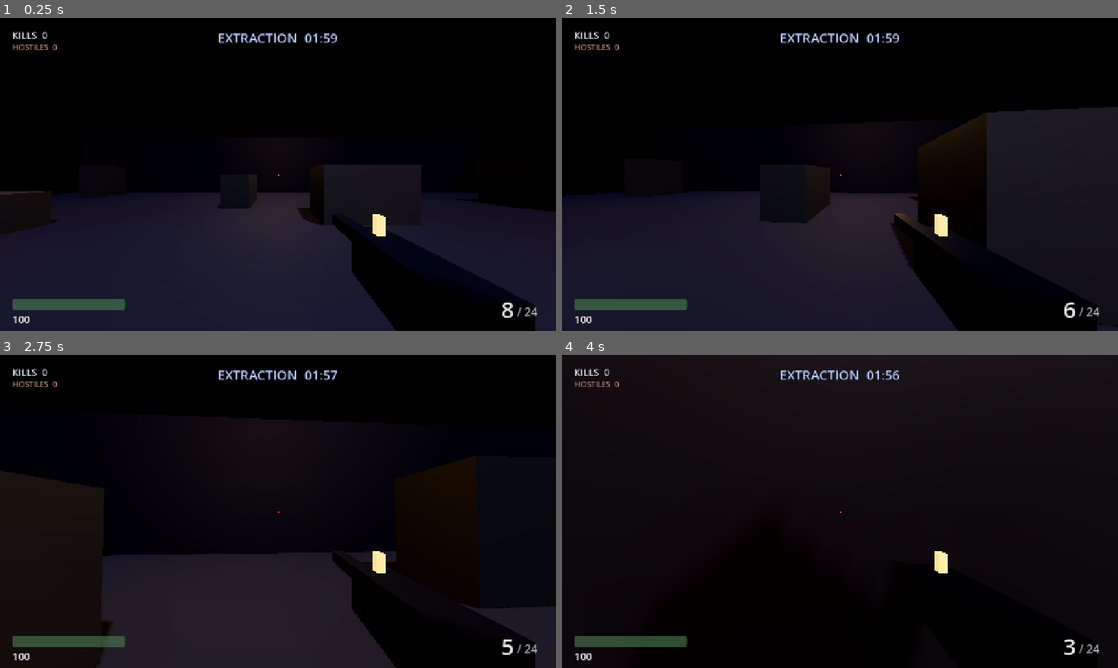
Above: before the commit, frames 1-4 (two rows, left to right).
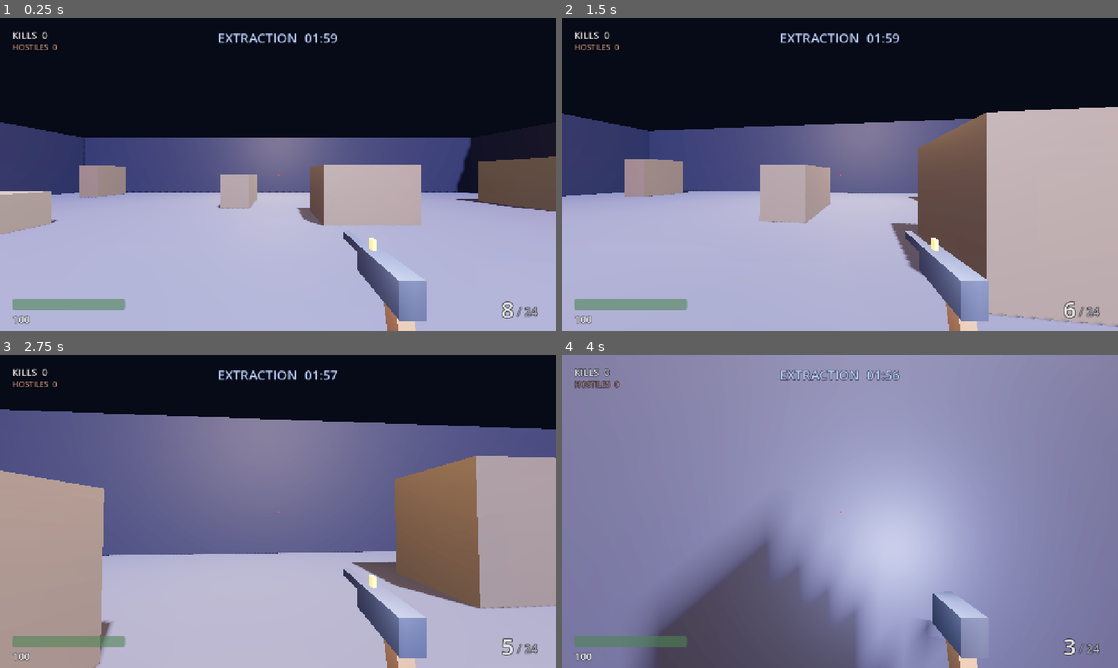
Above: after the commit, the same moments.

Repository: tahakeler/godotgame
Game: Godot game, scene res://src/core/game.tscn
The game is run twice, just before and just after one commit, with the same random seed, the same clock (stepped at 60 frames per second) and the same inputs.
Inputs (mouse positions are in pixels of both pictures, inside the frame that each line leads up to):
- Up to frame 1 (0.25 s): no input
- Up to frame 2 (1.5 s): tap Enter (restart) at 0.5 s; move the mouse to (867, 174) at 0.52 s; hold W (move_forward) from 0.53 s (still down); click (867, 174) at 0.6 s; tap Space (jump) at 0.77 s; move the mouse to (812, 174) at 1.27 s; click (812, 174) at 1.35 s
- Up to frame 3 (2.75 s): keep holding W (move_forward); tap Space (jump) at 1.52 s; move the mouse to (289, 505) at 2.02 s; click (289, 505) at 2.1 s
- Up to frame 4 (4 s): keep holding W (move_forward); move the mouse to (834, 517) at 2.77 s; click (834, 517) at 2.85 s; tap Space (jump) at 3.02, 3.77 s; move the mouse to (878, 514) at 3.52 s; click (878, 514) at 3.6 s

The runs differ from the first frame. In frame 1, 62% of the frame differs, in the area x 0-100%, y 33-100%; in frame 2, 67%; in frame 3, 79%; in frame 4, 100%, in the area x 0-100%, y 0-100%.

Commit message:
Fix arena visibility and weapon viewmodel framing
The first rendered frame showed the arena was effectively unplayable: surfaces
were near-black, ambient was too low, and ACES tonemapping with a white point
of 6.0 crushed what light there was. Raises light energies, lifts surface
albedos off black, and drops the white point to 2.2.

Rescales and repositions the weapon. At its original size and distance the
barrel filled the lower third of the screen, and the viewmodel light blew it
out to flat white.

Adds tools/capture_screenshot.gd, which boots the game and writes a frame to
disk. None of this was visible to the headless checks — they passed throughout.

Co-Authored-By: Claude Opus 5 <noreply@anthropic.com>

Diff:
--- a/src/arena/arena.gd
+++ b/src/arena/arena.gd
@@ -32,9 +32,9 @@
 var _obstacle_bounds: Array[AABB] = []
 var _rng := RandomNumberGenerator.new()
 
-@onready var _floor_material := _make_material(Color(0.13, 0.13, 0.16), 0.9)
-@onready var _wall_material := _make_material(Color(0.09, 0.09, 0.12), 0.85)
-@onready var _obstacle_material := _make_material(Color(0.22, 0.20, 0.17), 0.75)
+@onready var _floor_material := _make_material(Color(0.3, 0.31, 0.35), 0.88)
+@onready var _wall_material := _make_material(Color(0.22, 0.23, 0.28), 0.82)
+@onready var _obstacle_material := _make_material(Color(0.44, 0.39, 0.32), 0.72)
 
 
 func _ready() -> void:
--- a/src/arena/arena.tscn
+++ b/src/arena/arena.tscn
@@ -4,17 +4,17 @@
 
 [sub_resource type="Environment" id="Environment_arena"]
 background_mode = 1
-background_color = Color(0.03, 0.035, 0.05, 1)
+background_color = Color(0.055, 0.06, 0.085, 1)
 ambient_light_source = 3
-ambient_light_color = Color(0.38, 0.42, 0.55, 1)
-ambient_light_energy = 0.5
+ambient_light_color = Color(0.5, 0.56, 0.72, 1)
+ambient_light_energy = 1.15
 tonemap_mode = 3
-tonemap_white = 6.0
+tonemap_white = 2.2
 fog_enabled = true
-fog_light_color = Color(0.05, 0.055, 0.08, 1)
-fog_density = 0.012
+fog_light_color = Color(0.1, 0.11, 0.16, 1)
+fog_density = 0.006
 glow_enabled = true
-glow_intensity = 0.5
+glow_intensity = 0.45
 glow_bloom = 0.05
 
 [sub_resource type="CameraAttributesPractical" id="CameraAttributes_arena"]
@@ -29,35 +29,35 @@
 [node name="KeyLight" type="DirectionalLight3D" parent="."]
 transform = Transform3D(0.866025, -0.433013, 0.25, 0, 0.5, 0.866025, -0.5, -0.75, 0.433013, 0, 18, 0)
 light_color = Color(0.72, 0.78, 1, 1)
-light_energy = 0.55
+light_energy = 1.35
 shadow_enabled = true
 
 [node name="FloodNorth" type="OmniLight3D" parent="."]
 transform = Transform3D(1, 0, 0, 0, 1, 0, 0, 0, 1, 0, 6, -16)
-light_color = Color(1, 0.78, 0.5, 1)
-light_energy = 3.0
-omni_range = 22.0
+light_color = Color(1, 0.8, 0.55, 1)
+light_energy = 6.5
+omni_range = 30.0
 
 [node name="FloodSouth" type="OmniLight3D" parent="."]
 transform = Transform3D(1, 0, 0, 0, 1, 0, 0, 0, 1, 0, 6, 16)
-light_color = Color(1, 0.78, 0.5, 1)
-light_energy = 3.0
-omni_range = 22.0
+light_color = Color(1, 0.8, 0.55, 1)
+light_energy = 6.5
+omni_range = 30.0
 
 [node name="FloodEast" type="OmniLight3D" parent="."]
 transform = Transform3D(1, 0, 0, 0, 1, 0, 0, 0, 1, 16, 6, 0)
-light_color = Color(1, 0.45, 0.32, 1)
-light_energy = 2.5
-omni_range = 20.0
+light_color = Color(1, 0.5, 0.38, 1)
+light_energy = 5.5
+omni_range = 28.0
 
 [node name="FloodWest" type="OmniLight3D" parent="."]
 transform = Transform3D(1, 0, 0, 0, 1, 0, 0, 0, 1, -16, 6, 0)
-light_color = Color(1, 0.45, 0.32, 1)
-light_energy = 2.5
-omni_range = 20.0
+light_color = Color(1, 0.5, 0.38, 1)
+light_energy = 5.5
+omni_range = 28.0
 
 [node name="CenterLight" type="OmniLight3D" parent="."]
 transform = Transform3D(1, 0, 0, 0, 1, 0, 0, 0, 1, 0, 7, 0)
 light_color = Color(0.85, 0.9, 1, 1)
-light_energy = 2.0
-omni_range = 16.0
+light_energy = 5.0
+omni_range = 26.0
--- a/src/gameplay/weapon/weapon.tscn
+++ b/src/gameplay/weapon/weapon.tscn
@@ -3,13 +3,13 @@
 [ext_resource type="Script" path="res://src/gameplay/weapon/weapon.gd" id="1_weapon"]
 
 [sub_resource type="StandardMaterial3D" id="StandardMaterial3D_body"]
-albedo_color = Color(0.16, 0.17, 0.2, 1)
-metallic = 0.7
-roughness = 0.45
+albedo_color = Color(0.36, 0.38, 0.43, 1)
+metallic = 0.55
+roughness = 0.42
 
 [sub_resource type="StandardMaterial3D" id="StandardMaterial3D_grip"]
-albedo_color = Color(0.28, 0.2, 0.14, 1)
-roughness = 0.8
+albedo_color = Color(0.45, 0.32, 0.21, 1)
+roughness = 0.78
 
 [sub_resource type="StandardMaterial3D" id="StandardMaterial3D_accent"]
 albedo_color = Color(0.85, 0.65, 0.25, 1)
@@ -29,7 +29,7 @@
 size = Vector3(0.06, 0.16, 0.08)
 
 [node name="Weapon" type="Node3D"]
-transform = Transform3D(1, 0, 0, 0, 1, 0, 0, 0, 1, 0.26, -0.22, -0.4)
+transform = Transform3D(0.72, 0, 0, 0, 0.72, 0, 0, 0, 0.72, 0.32, -0.3, -0.58)
 script = ExtResource("1_weapon")
 
 [node name="Receiver" type="MeshInstance3D" parent="."]
@@ -51,6 +51,13 @@
 mesh = SubResource("BoxMesh_grip")
 surface_material_override/0 = SubResource("StandardMaterial3D_accent")
 
+[node name="ViewmodelLight" type="OmniLight3D" parent="."]
+transform = Transform3D(1, 0, 0, 0, 1, 0, 0, 0, 1, -0.15, 0.25, 0.25)
+light_color = Color(0.85, 0.88, 1, 1)
+light_energy = 0.85
+omni_range = 1.4
+shadow_enabled = false
+
 [node name="Muzzle" type="Node3D" parent="."]
 transform = Transform3D(1, 0, 0, 0, 1, 0, 0, 0, 1, 0, 0.025, -0.46)
 
--- a/src/gameplay/zombie/zombie.tscn
+++ b/src/gameplay/zombie/zombie.tscn
@@ -8,12 +8,12 @@
 height = 1.7
 
 [sub_resource type="StandardMaterial3D" id="StandardMaterial3D_flesh"]
-albedo_color = Color(0.31, 0.42, 0.26, 1)
-roughness = 0.9
+albedo_color = Color(0.44, 0.58, 0.34, 1)
+roughness = 0.88
 
 [sub_resource type="StandardMaterial3D" id="StandardMaterial3D_cloth"]
-albedo_color = Color(0.19, 0.21, 0.24, 1)
-roughness = 0.95
+albedo_color = Color(0.3, 0.33, 0.37, 1)
+roughness = 0.92
 
 [sub_resource type="StandardMaterial3D" id="StandardMaterial3D_eyes"]
 albedo_color = Color(1, 0.25, 0.18, 1)
--- /dev/null
+++ b/tools/capture_screenshot.gd
@@ -0,0 +1,51 @@
+extends SceneTree
+
+## Dev tool: boots the game, waits for zombies to arrive, and writes a frame to
+## disk so rendering can be checked without playing by hand. Must run WITHOUT
+## --headless; the headless renderer is a dummy and produces a blank image.
+##
+##   Godot --path . --script tools/capture_screenshot.gd --resolution 1280x720
+
+const OUTPUT_PATH := "res://screenshot.png"
+const CAPTURE_AFTER_SECONDS := 7.5
+
+var _game: Game
+var _elapsed := 0.0
+var _started := false
+
+
+func _initialize() -> void:
+	var scene: PackedScene = load("res://src/core/game.tscn")
+	_game = scene.instantiate()
+	root.add_child(_game)
+
+
+func _process(delta: float) -> bool:
+	if not _started:
+		_started = true
+		return false
+
+	_elapsed += delta
+
+	# Point the camera at the thick of the arena so the shot shows zombies,
+	# cover, and lighting rather than an empty corner.
+	if _game.player != null:
+		_game.player.rotation.y = PI * 0.25
+
+	if _elapsed < CAPTURE_AFTER_SECONDS:
+		return false
+
+	var image := root.get_texture().get_image()
+	var error := image.save_png(OUTPUT_PATH)
+
+	if error != OK:
+		printerr("FAIL: could not write %s (error %d)" % [OUTPUT_PATH, error])
+		quit(1)
+		return true
+
+	print("PASS: wrote %s (%dx%d), %d hostiles alive" % [
+		OUTPUT_PATH, image.get_width(), image.get_height(),
+		_game.spawner.get_alive_count()
+	])
+	quit(0)
+	return true
Not shown, added: tools/capture_screenshot.gd.uid
Not shown, changed: .gitignore
